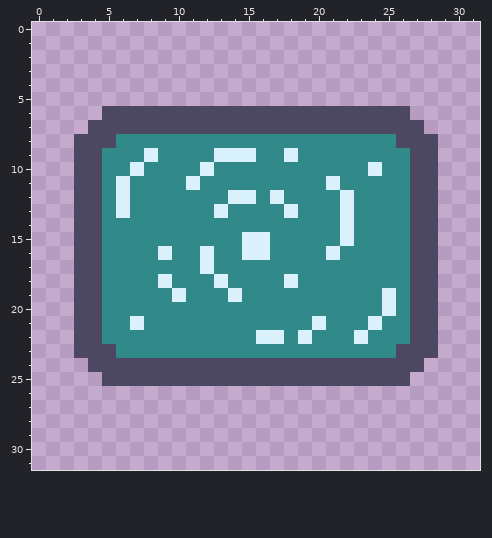
Edited in one commit: pixel-art sprite (godot/assets/gfx/ui/icons/fountain.png). Above is the file before it was changed.
The file is 32x32 pixels.
After:
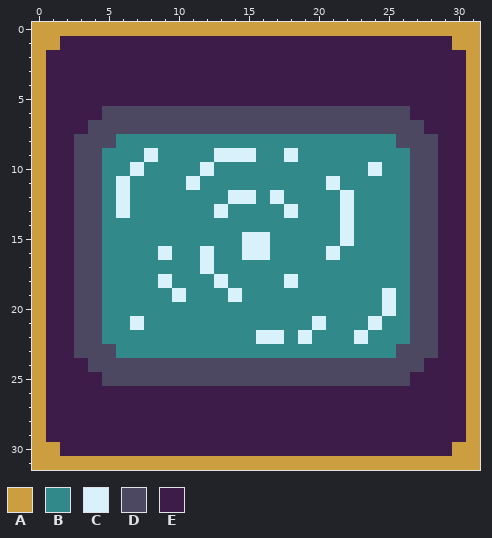
Palette (. is transparent): A #cd9e3f  B #318989  C #d9f1fa  D #4c4861  E #3d1c49
The edit:
@@ x 0..31 @@
- 0 ................................
- 1 ................................
- 2 ................................
- 3 ................................
- 4 ................................
- 5 ................................
- 6 .....DDDDDDDDDDDDDDDDDDDDDD.....
- 7 ....DDDDDDDDDDDDDDDDDDDDDDDD....
- 8 ...DDDBBBBBBBBBBBBBBBBBBBBDDD...
- 9 ...DDBBBCBBBBCCCBBCBBBBBBBBDD...
-10 ...DDBBCBBBBCBBBBBBBBBBBCBBDD...
-11 ...DDBCBBBBCBBBBBBBBBCBBBBBDD...
-12 ...DDBCBBBBBBBCCBCBBBBCBBBBDD...
-13 ...DDBCBBBBBBCBBBBCBBBCBBBBDD...
-14 ...DDBBBBBBBBBBBBBBBBBCBBBBDD...
-15 ...DDBBBBBBBBBBCCBBBBBCBBBBDD...
-16 ...DDBBBBCBBCBBCCBBBBCBBBBBDD...
-17 ...DDBBBBBBBCBBBBBBBBBBBBBBDD...
-18 ...DDBBBBCBBBCBBBBCBBBBBBBBDD...
-19 ...DDBBBBBCBBBCBBBBBBBBBBCBDD...
-20 ...DDBBBBBBBBBBBBBBBBBBBBCBDD...
-21 ...DDBBCBBBBBBBBBBBBCBBBCBBDD...
-22 ...DDBBBBBBBBBBBCCBCBBBCBBBDD...
-23 ...DDDBBBBBBBBBBBBBBBBBBBBDDD...
-24 ....DDDDDDDDDDDDDDDDDDDDDDDD....
-25 .....DDDDDDDDDDDDDDDDDDDDDD.....
-26 ................................
-27 ................................
-28 ................................
-29 ................................
-30 ................................
-31 ................................
+ 0 AAAAAAAAAAAAAAAAAAAAAAAAAAAAAAAA
+ 1 AAEEEEEEEEEEEEEEEEEEEEEEEEEEEEAA
+ 2 AEEEEEEEEEEEEEEEEEEEEEEEEEEEEEEA
+ 3 AEEEEEEEEEEEEEEEEEEEEEEEEEEEEEEA
+ 4 AEEEEEEEEEEEEEEEEEEEEEEEEEEEEEEA
+ 5 AEEEEEEEEEEEEEEEEEEEEEEEEEEEEEEA
+ 6 AEEEEDDDDDDDDDDDDDDDDDDDDDDEEEEA
+ 7 AEEEDDDDDDDDDDDDDDDDDDDDDDDDEEEA
+ 8 AEEDDDBBBBBBBBBBBBBBBBBBBBDDDEEA
+ 9 AEEDDBBBCBBBBCCCBBCBBBBBBBBDDEEA
+10 AEEDDBBCBBBBCBBBBBBBBBBBCBBDDEEA
+11 AEEDDBCBBBBCBBBBBBBBBCBBBBBDDEEA
+12 AEEDDBCBBBBBBBCCBCBBBBCBBBBDDEEA
+13 AEEDDBCBBBBBBCBBBBCBBBCBBBBDDEEA
+14 AEEDDBBBBBBBBBBBBBBBBBCBBBBDDEEA
+15 AEEDDBBBBBBBBBBCCBBBBBCBBBBDDEEA
+16 AEEDDBBBBCBBCBBCCBBBBCBBBBBDDEEA
+17 AEEDDBBBBBBBCBBBBBBBBBBBBBBDDEEA
+18 AEEDDBBBBCBBBCBBBBCBBBBBBBBDDEEA
+19 AEEDDBBBBBCBBBCBBBBBBBBBBCBDDEEA
+20 AEEDDBBBBBBBBBBBBBBBBBBBBCBDDEEA
+21 AEEDDBBCBBBBBBBBBBBBCBBBCBBDDEEA
+22 AEEDDBBBBBBBBBBBCCBCBBBCBBBDDEEA
+23 AEEDDDBBBBBBBBBBBBBBBBBBBBDDDEEA
+24 AEEEDDDDDDDDDDDDDDDDDDDDDDDDEEEA
+25 AEEEEDDDDDDDDDDDDDDDDDDDDDDEEEEA
+26 AEEEEEEEEEEEEEEEEEEEEEEEEEEEEEEA
+27 AEEEEEEEEEEEEEEEEEEEEEEEEEEEEEEA
+28 AEEEEEEEEEEEEEEEEEEEEEEEEEEEEEEA
+29 AEEEEEEEEEEEEEEEEEEEEEEEEEEEEEEA
+30 AAEEEEEEEEEEEEEEEEEEEEEEEEEEEEAA
+31 AAAAAAAAAAAAAAAAAAAAAAAAAAAAAAAA
